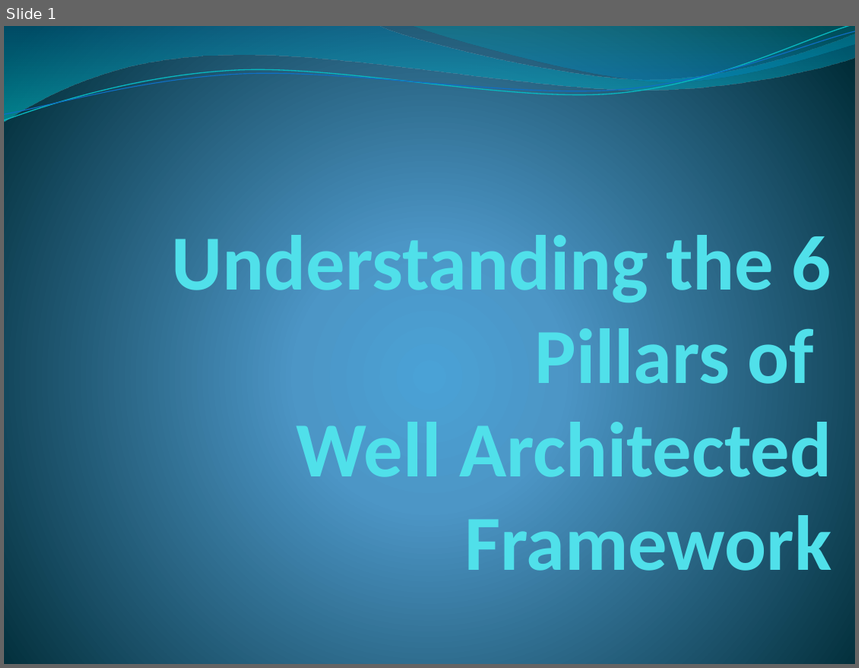
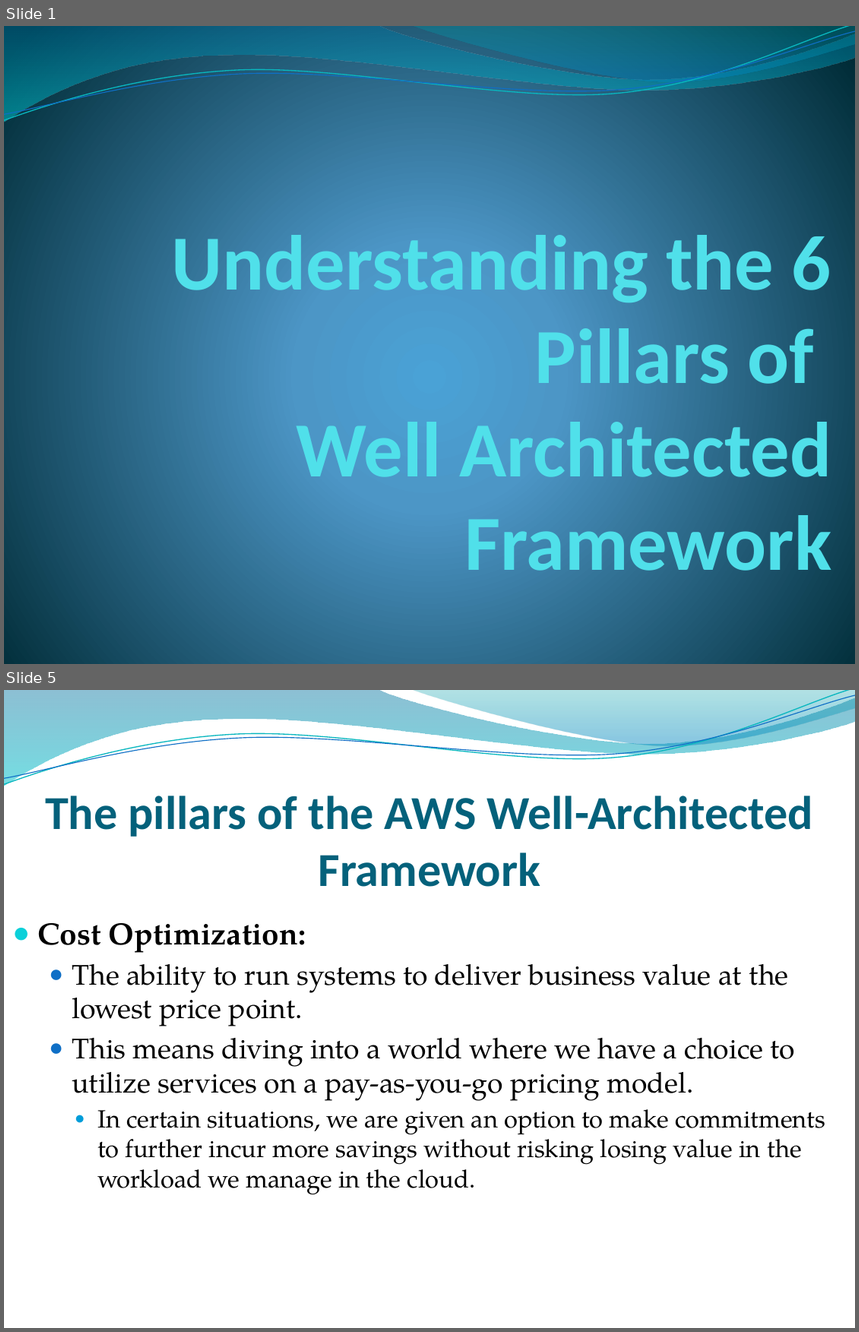
Before and after one commit to godwillngwanah/AWS-Sol-Arch-02, a slide deck: Batch-07/Udemy/Curriculum/PowerPoints/Lecture 13 - Understanding the 6 Pillars of Well Architected Framework.pptx. Shown one above the other, each under a label of ours: slide 1 before the commit, slides 1 and 5 after it; the slides between them are not shown. The pictures are 859x668 and 859x1332 pixels, drawn with LibreOffice and Linux fonts; fonts in the diff are those of the drawing; background and template pictures are left out. Boxes give left, top, right and bottom in pixels: in the first picture for what was removed or moved away, otherwise in the second. Text is boxed around its words. In the diff, an @@ line names an element or a change of style, - is before the commit and + after.

```diff
--- a/Batch-07/Udemy/Curriculum/PowerPoints/Lecture 13 - Understanding the 6 Pillars of Well Architected Framework.pptx
+++ b/Batch-07/Udemy/Curriculum/PowerPoints/Lecture 13 - Understanding the 6 Pillars of Well Architected Framework.pptx
@@ slide 5 added at <box>4,690,855,1328</box>, background picture (left out); not listed: 4 template elements that a slide beside it also shows @@
@@ title added at <box>45,796,813,887</box>, 40 pt, text #04617B, bold @@
+The pillars of the AWS Well-Architected Framework
@@ text added at <box>38,923,826,1195</box>, 24 pt, text #000000 @@
+● Cost Optimization:
+  ● The ability to run systems to deliver business value at the lowest price point.
+  ● This means diving into a world where we have a choice to utilize services on a pay-as-you-go pricing model.
+    ● In certain situations, we are given an option to make commitments to further incur more savings without risking losing value in the workload we manage in the cloud.
```
Also in this commit, not shown: 1 slide changed, 4 other slides added, 5 other files.
